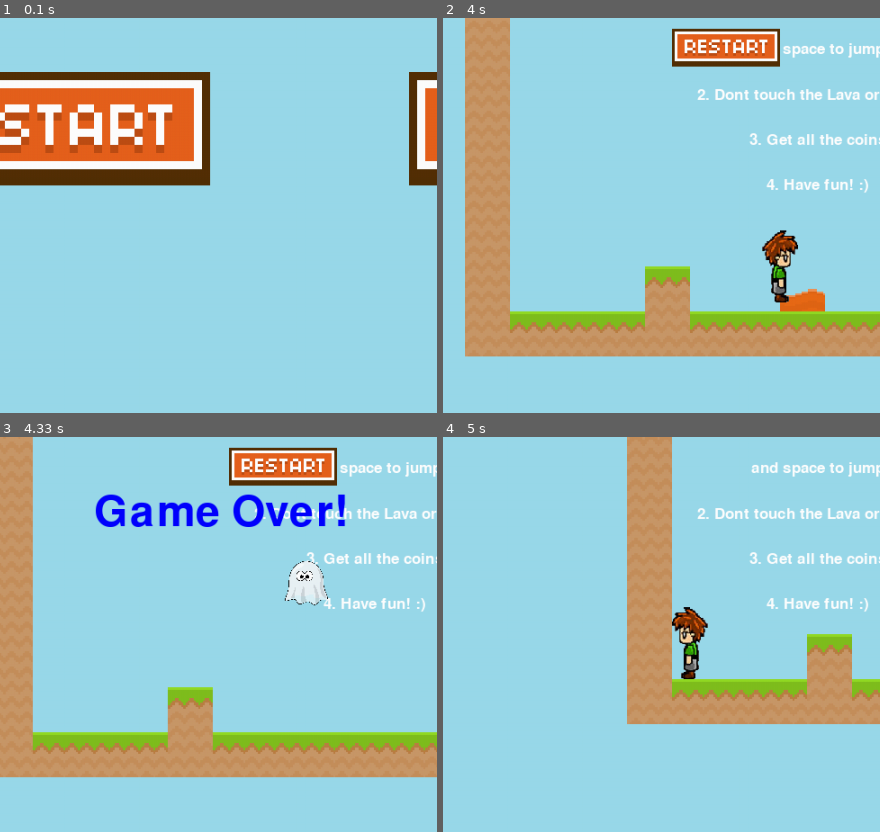
Above: before the commit, frames 1-4 (two rows, left to right).
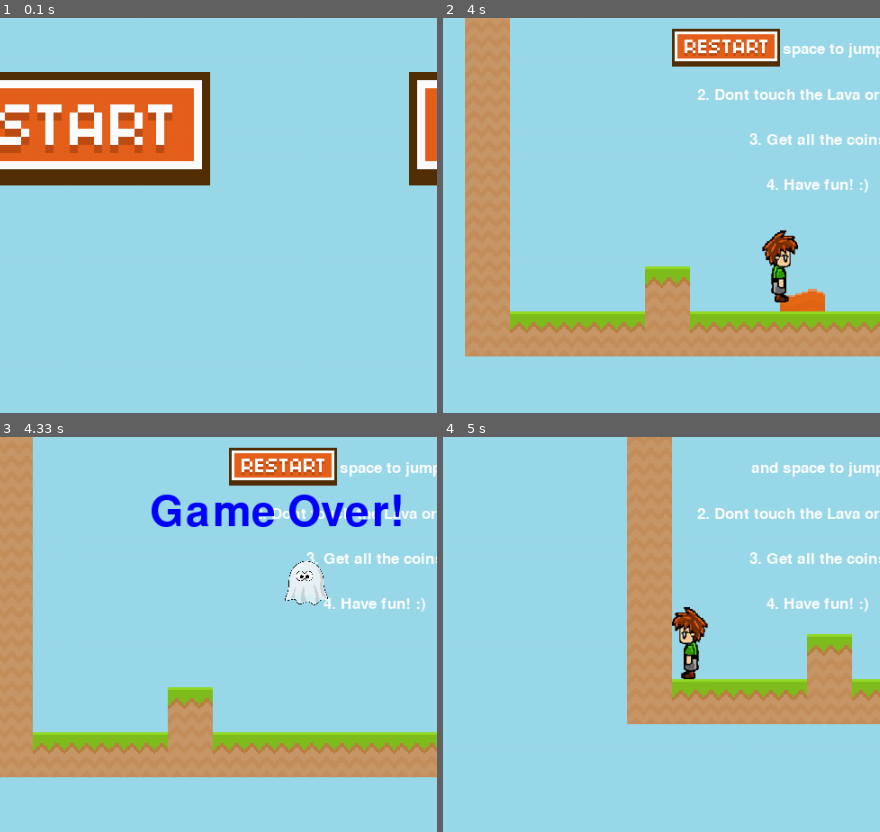
Above: after the commit, the same moments.

Repository: BHalpert/PyGamePlaformGame
Game: pygame game, started from main.py
The game is run twice, just before and just after one commit, with the same random seed, the same clock (stepped at 60 frames per second) and the same inputs.
Inputs (mouse positions are % of the whole screen's width and height, from its top left):
- Up to frame 1 (0.1 s): no input
- Up to frame 2 (4 s): press the mouse at (27, 64) at 0.37 s; move the mouse to (39, 77) at 0.47 s; release the mouse at (52, 91) at 0.6 s; hold Right 0.67-1.13 s; move the mouse to (59, 65) at 0.7 s; hold W 1.17-1.47 s; hold Right 1.5-1.97 s; hold A 2-2.53 s; tap Space at 3 s; hold Up 3.33-3.7 s; hold D from 3.73 s (still down)
- Up to frame 3 (4.33 s): keep holding D
- Up to frame 4 (5 s): release D at 4.37 s; click "and space to jump" at 4.45 s; hold A from 4.73 s (still down)
The pictures show only the part of the screen within x 17-67%, y 50-100%; the shares and areas given below are measured in that part.

Frames 1-2 are identical in both runs. In frame 3, 3.3% of the frame differs, in the area x 21-92%, y 14-23%; in frame 4, nothing differs.

Commit message:
Comments update

Diff:
--- a/main.py
+++ b/main.py
@@ -67,11 +67,12 @@
         pygame.draw.line(screen, (255,255,255), (0, line * tile_size), (screen_width, line * tile_size))
         pygame.draw.line(screen, (255,255,255), (line * tile_size, 0), (line * tile_size, screen_height))
 
+# draws introduction text to the screen
 def draw_text(text, font, text_col, x, y):
     img = font.render(text, True, text_col) # turns text into picture
     screen.blit(img, (x,y))
 
-#funtion to reset level
+# this function resets levels by emptying all sprite groups
 def reset_level(Level):
     player.reset((tile_size*2), screen_height - (tile_size * 1.5))
     blob_group.empty()
@@ -95,6 +96,7 @@
         self.rect.y = y
         self.clicked = False # tracks if mouse button is clicked
 
+    # draws the buttons to the screen and returns whether the player has clicked the start button or not
     def draw(self):
         action = False
 
@@ -102,11 +104,13 @@
         pos = pygame.mouse.get_pos()
 
         # check mouseover and clicked conditions
-        if self.rect.collidepoint(pos): # when the mouse if over the restart button
-            if pygame.mouse.get_pressed()[0] == 1 and self.clicked == False: # [0] = left mouse button clicked
+        if self.rect.collidepoint(pos): # if the mouse is over the restart button
+            # checks if button is clicked, [0] = left mouse button clicked
+            if pygame.mouse.get_pressed()[0] == 1 and self.clicked == False:
                 action = True
                 self.clicked = True
 
+        ## checks if left mouse button does not press button
         if pygame.mouse.get_pressed()[0] == 0:
             self.clicked = False
 
@@ -118,29 +122,36 @@
     def __init__(self, x, y):
         self.reset(x,y)
 
+    # updates the position of the player based off of keystrokes and velocity variables
     def update(self, game_over):
         dx = 0
         dy = 0
         walk_cooldown = 5
         col_thresh = (tile_size//2.5)
 
+        ## if the game is not over get the key being pressed
         if game_over == 0:
             #  get keypresses
             key = pygame.key.get_pressed()
+            # if the key being pressed is space of W or up and player is not already in the air, then set jumped to true
             if (key[pygame.K_SPACE] or key[pygame.K_w] or key[pygame.K_UP]) and self.jumped == False and self.in_air == False:
                 jump_fx.play()
                 self.vel_y = -15
                 self.jumped = True
-            if key[pygame.K_SPACE] == False:
+            # if space, w, or up is not being pressed then set jumped to false
+            if (key[pygame.K_SPACE] or key[pygame.K_w] or key[pygame.K_UP]) == False:
                 self.jumped = False
+            # if left or a is being pressed, then set the dx to a negative tile size
             if key[pygame.K_LEFT] or key[pygame.K_a]:
                 dx -= (tile_size//10)
                 self.counter += 1
                 self.direction = -1
+            # if right or d is being pressed, then set the dx to a positive tile size
             if key[pygame.K_RIGHT] or key[pygame.K_d]:
                 dx += (tile_size//10)
                 self.counter += 1
                 self.direction = 1
+            # if left, right, a, or d is not being pressed then counter and index to 0
             if key[pygame.K_LEFT] == False and key[pygame.K_RIGHT] == False and key[pygame.K_a] == False and key[pygame.K_d] == False:
                 self.counter = 0
                 self.index = 0
@@ -150,36 +161,44 @@
                 if self.direction == -1:
                     self.image = self.images_left[self.index]
 
-            #handles animation of player
+            #if the number of pixels the player is moving for is greater than the walk cooldown
+            # then cycle through the animation iamges
             if self.counter > walk_cooldown:
                 self.counter = 0
                 self.index += 1
+                # if index is greater than number of images then reset the index to 0
                 if self.index >= len(self.images_right):
                     self.index = 0
+                # if direction is one then cycle through right images
                 if self.direction == 1:
                     self.image = self.images_right[self.index]
+                # if direction is -1 then cycle through left images
                 if self.direction == -1:
                     self.image = self.images_left[self.index]
 
             # gravity
             self.vel_y += 1  # positive = falling, negative = jumping(moving up)
+            # if velocity in y direction is greater than tile size divided by five, then set the velocity to its max
             if self.vel_y > (tile_size//5):
                 self.vel_y = (tile_size//5)
             dy += self.vel_y
 
             # Checking for collisions(blocks/world)
             self.in_air = True
+            # traverses through the number of tiles in tile list
             for tile in world.tile_list:
-                # check for collision in x direction
+                # check for collision in x direction with tile 1
                 if tile[1].colliderect(self.rect.x + dx, self.rect.y, self.width, self.height):
                     dx = 0
-                # check for collision in y direction
+                # check for collision in y direction with tile 1
                 if tile[1].colliderect(self.rect.x, self.rect.y + dy, self.width, self.height):
                     # check if below the ground(jumping)
+                    # if the velocity in y direction is less than 0 set vel y to 0, the dy is the change
+                    # from the top of the player to bottom of the block (hitting head while jumping)
                     if self.vel_y < 0:
                         dy = tile[1].bottom - self.rect.top
                         self.vel_y = 0
-                    # check if above the ground(falling/gravity)
+                    # check if the player is above the ground(falling/gravity)
                     elif self.vel_y >= 0:
                         dy = tile[1].top - self.rect.bottom
                         self.vel_y = 0
@@ -223,7 +242,7 @@
 
         elif game_over == -1:
             self.image = self.dead_image
-            draw_text('Game Over!', font, blue, (screen_width // 2) - (tile_size*4), screen_height // 2)
+            draw_text('Game Over!', font, blue, (screen_width // 2) - (tile_size*2.75), screen_height // 2)
             if self.rect.y > tile_size:
                 self.rect.y -= 5
 
@@ -248,7 +267,7 @@
         self.dead_image = pygame.image.load('Images/img/ghost.png')
         self.image = self.images_right[self.index]
         self.rect = self.image.get_rect()
-        #  Coordanites and Movement
+        #  Coordinates and Movement
         self.rect.x = x
         self.rect.y = y
         self.width = self.image.get_width()
